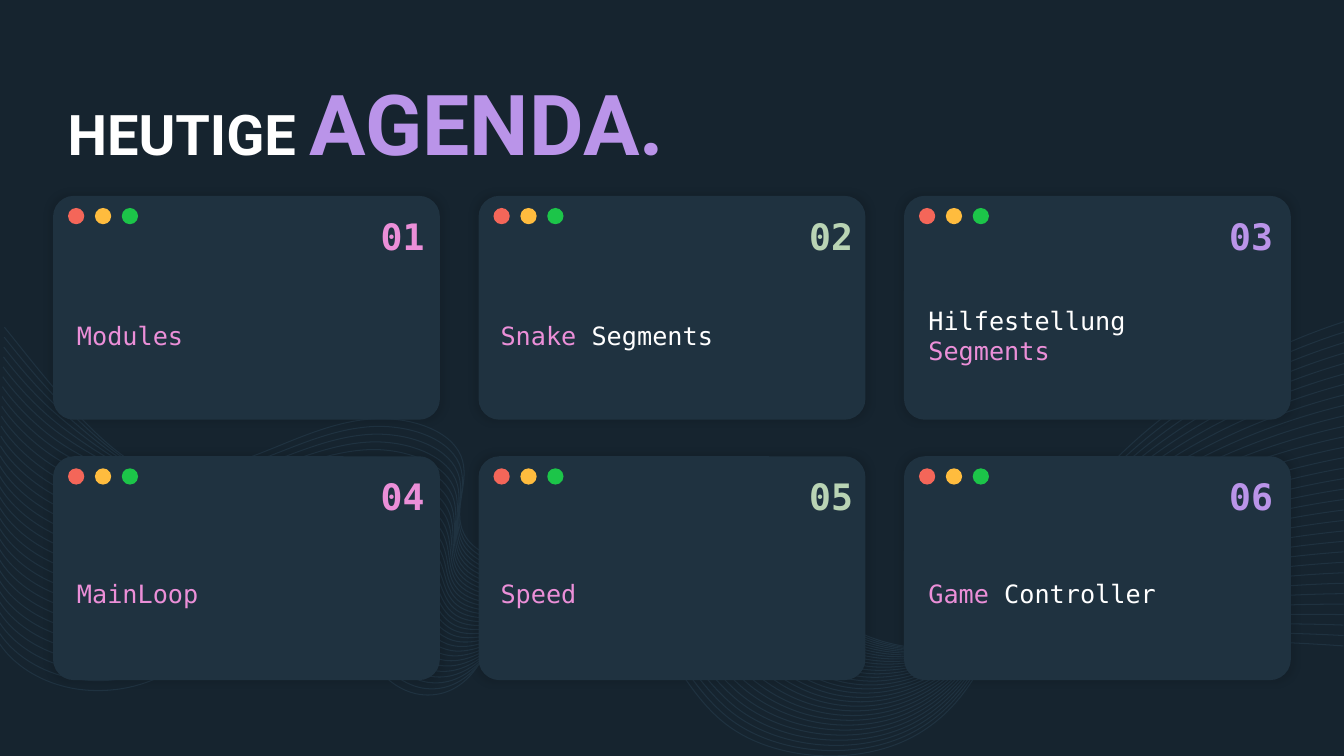
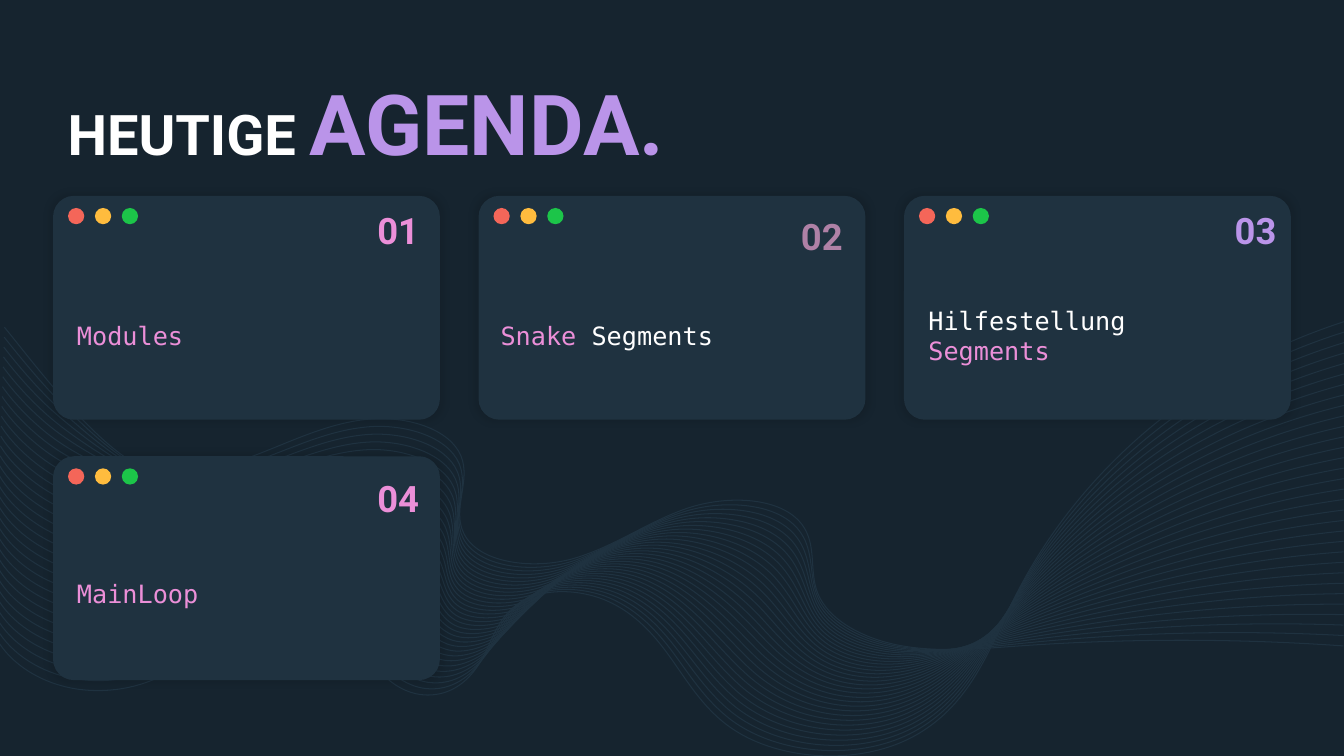
Before and after one commit to derech1e/python-beginner-course, a slide deck: slide 2 of 008/lesson_8.pptx. Drawn at 1344x756 pixels with LibreOffice and Linux fonts; fonts in the diff are those of the drawing. Boxes give left, top, right and bottom in pixels: in the first picture for what was removed or moved away, otherwise in the second. Text is boxed around its words. In the diff, an @@ line names an element or a change of style, - is before the commit and + after.

```diff
--- a/008/lesson_8.pptx
+++ b/008/lesson_8.pptx
@@ font DejaVu Sans Mono to Roboto in 3 elements at <box>377,485,419,513</box>, <box>1235,218,1277,245</box>, <box>377,217,419,245</box> @@
@@ title "02": place and size @@
-title "02" at <box>809,223,853,251</box>
+title "02" at <box>801,224,843,251</box>
@@ title "02" at <box>801,224,843,251</box>: font DejaVu Sans Mono to Roboto, text colour #B9D4B4 to #AF81A6 @@
@@ group removed at <box>479,457,866,681</box>: 3 ellipses, 1 rounded rectangle @@
@@ group removed at <box>904,457,1292,681</box>: 3 ellipses, 1 rounded rectangle @@
@@ title removed at <box>809,483,853,511</box> @@
-05
@@ title removed at <box>1229,483,1273,511</box> @@
-06
@@ text removed at <box>501,584,577,609</box> @@
-Speed
@@ text removed at <box>928,583,1156,604</box> @@
-Game Controller
```
Also in this commit, not shown: 2 slides removed, 33 other files.
